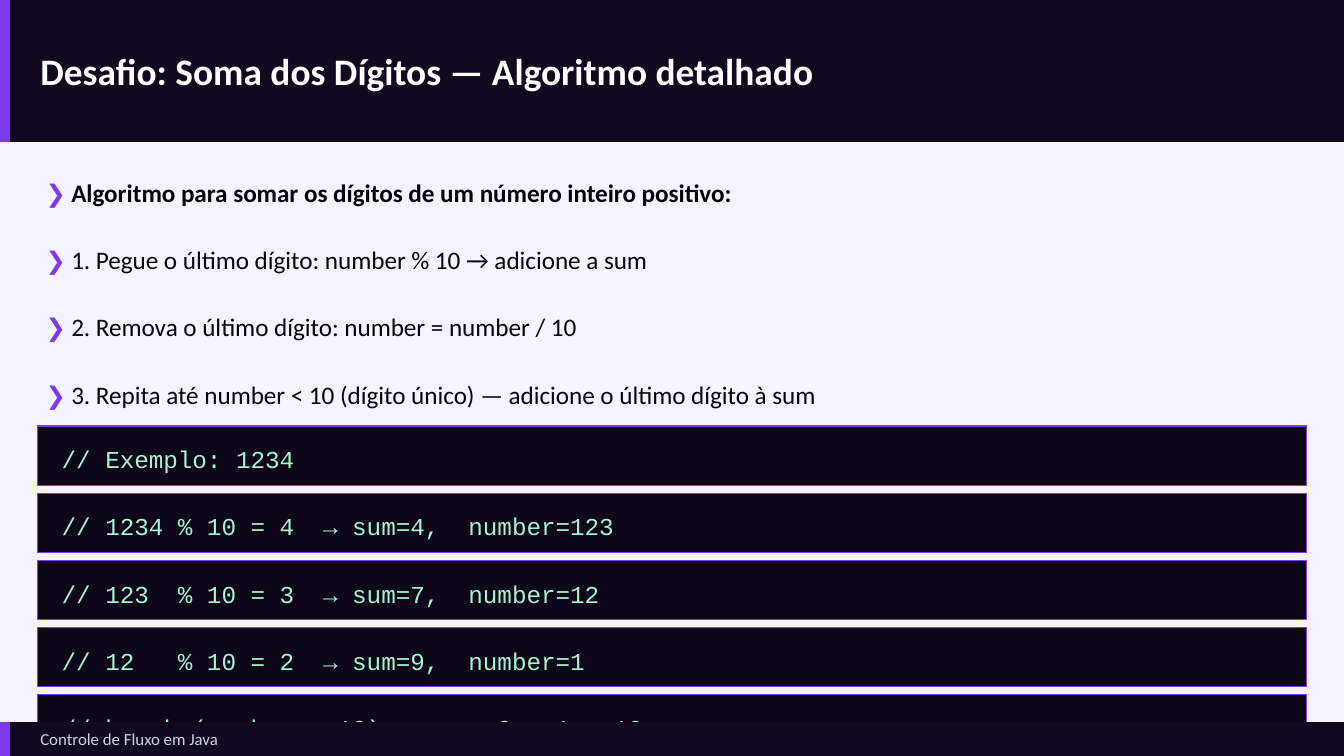
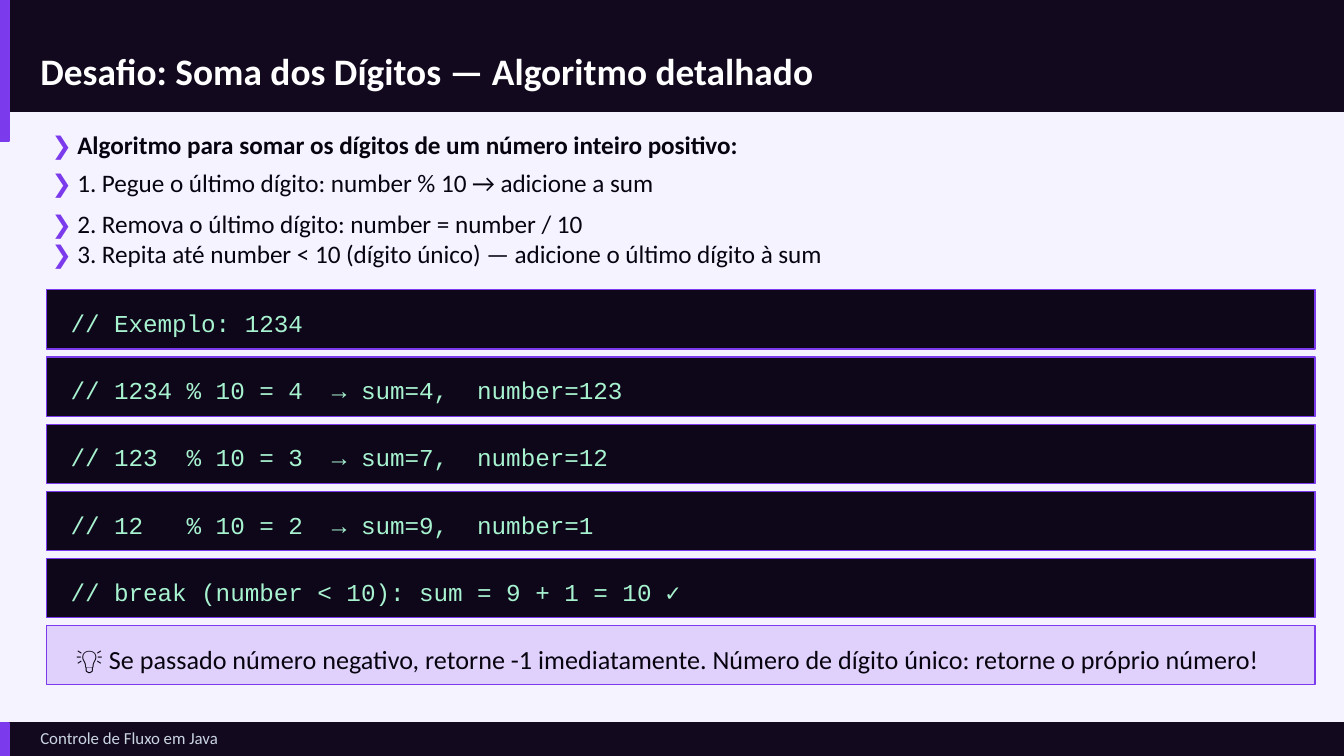
Before and after one commit to GustavoJ-dev/JavaStudiesHub, a slide deck: slide 40 of src/module04/content/Controle-de-Fluxo-em-Java.pptx. Drawn at 1344x756 pixels with LibreOffice and Linux fonts; fonts in the diff are those of the drawing. Boxes give left, top, right and bottom in pixels: in the first picture for what was removed or moved away, otherwise in the second. Text is boxed around its words. In the diff, an @@ line names an element or a change of style, - is before the commit and + after.

```diff
--- a/src/module04/content/Controle-de-Fluxo-em-Java.pptx
+++ b/src/module04/content/Controle-de-Fluxo-em-Java.pptx
@@ rectangle: place and size @@
-rectangle at (0, 0, 1344, 141)
+rectangle at (0, 0, 1344, 112)
@@ text "❯ Algoritmo para somar os ...": place and size @@
-text "❯ Algoritmo para somar os ..." at (71, 184, 732, 207)
+text "❯ Algoritmo para somar os ..." at (77, 136, 738, 159)
@@ text "❯ 1. Pegue o último ...": place and size @@
-text "❯ 1. Pegue o último ..." at (71, 251, 647, 274)
+text "❯ 1. Pegue o último ..." at (77, 174, 653, 197)
@@ text "❯ 2. Remova o último ...": place and size @@
-text "❯ 2. Remova o último ..." at (71, 318, 576, 341)
+text "❯ 2. Remova o último ..." at (77, 215, 582, 238)
@@ text "❯ 3. Repita até number ...": place and size @@
-text "❯ 3. Repita até number ..." at (71, 385, 815, 409)
+text "❯ 3. Repita até number ..." at (77, 244, 821, 268)
@@ 5 texts, 5 rectangles: place and size @@
-5 texts, 5 rectangles at (38, 426, 1306, 754)
+5 texts, 5 rectangles at (46, 290, 1314, 618)
@@ rectangle added at (46, 626, 1314, 685), fill #7C3AED at 18% opacity, outline #7C3AED 0.6 pt @@
@@ text added at (109, 651, 1258, 674), 14 pt, text #08040F @@
+💡 Se passado número negativo, retorne -1 imediatamente. Número de dígito único: retorne o próprio número!
```
Also in this commit, not shown: 1 other slide changed, 6 other files.
